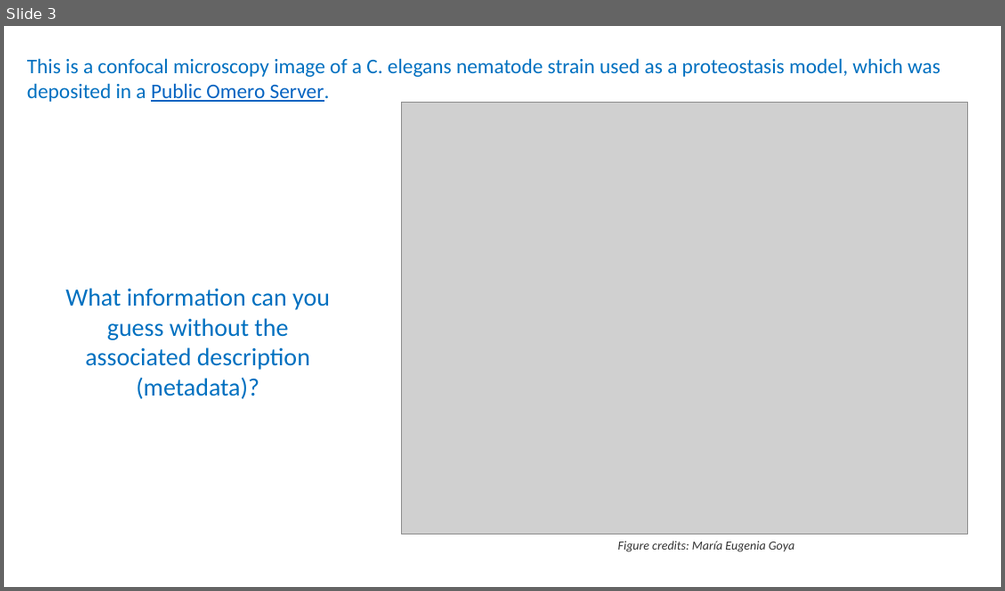
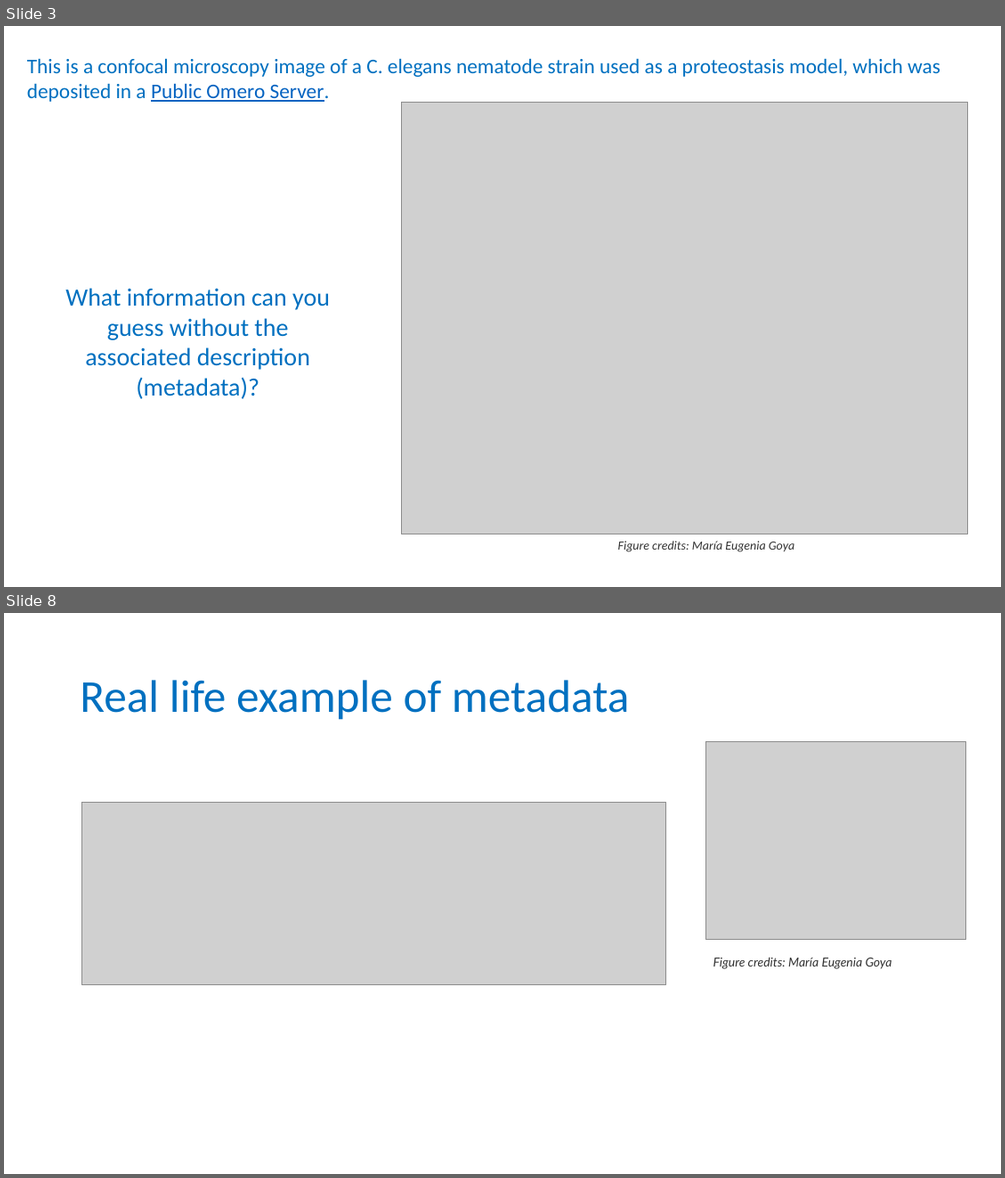
Before and after one commit to tobyhodges/solid-waddle, a slide deck: instructors/04-intro-to-metadata_v2.0.pptx. Shown one above the other, each under a label of ours: slide 3 before the commit, slides 3 and 8 after it; the slides between them are not shown. The pictures are 1005x591 and 1005x1178 pixels, drawn with LibreOffice and Linux fonts; fonts in the diff are those of the drawing; grey boxes stand for pictures; background and template pictures are left out. Boxes give left, top, right and bottom in pixels: in the first picture for what was removed or moved away, otherwise in the second. Text is boxed around its words. In the diff, an @@ line names an element or a change of style, - is before the commit and + after.

```diff
--- a/instructors/04-intro-to-metadata_v2.0.pptx
+++ b/instructors/04-intro-to-metadata_v2.0.pptx
@@ slide 8 added at box(4, 613, 1001, 1174), background #FFFFFF @@
@@ title added at box(80, 680, 630, 720), 44 pt, text #0070C0 @@
+Real life example of metadata
@@ picture added at box(705, 742, 966, 940) @@
@@ picture added at box(81, 803, 666, 985) @@
@@ text added at box(713, 957, 892, 969), 12 pt, text #333333, italic @@
+Figure credits: María Eugenia Goya
```
Also in this commit, not shown: 2 slides changed, 4 other slides added, 1 other file.
